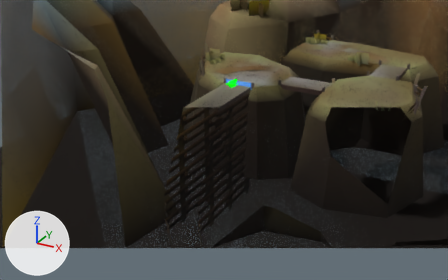
Two versions of the glTF model assets/environments/valley/s01b_nc2.glb, one commit apart.
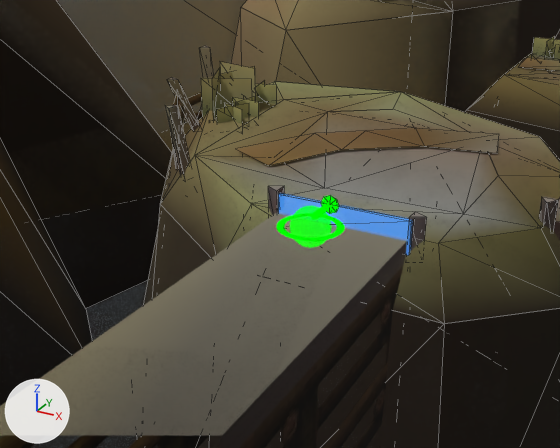
There are two pictures of each version: one from a camera (50 mm lens) standing at (48.0, -132.0, 42.2) and looking at (-7.6, -31.0, -8.3), one close up from a camera (50 mm lens) standing at (2.2, -47.6, 13.0) and looking at (-9.4, -26.6, 2.5). The axes (+X, +Y, +Z) are drawn at lower left. The lights are the same throughout. The close-ups show mesh edges as thin lines. Everything nearer to the camera than a plane just in front of the edit is cut away. Objects named as collision shapes, trigger or cutter boxes, shadow casters or lower levels of detail are left out. Where no turn or scale is listed for an object, it has been applied to the vertices.

Names of what the first close-up shows: 'gate_south_box', 's01b_nc2_m_10', 's01b_nc2_m_11', 's01b_nc2_m_12', 's01b_nc2_m_3', 's01b_nc2_m_4', 's01b_nc2_m_5', 's01b_nc2_m_6', 's01b_nc2_m_7', 's01b_nc2_m_8', 's01b_nc2_m_9', 'spawn_south_sphere'.
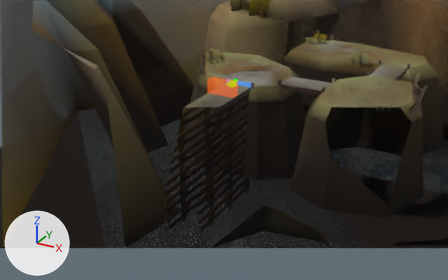
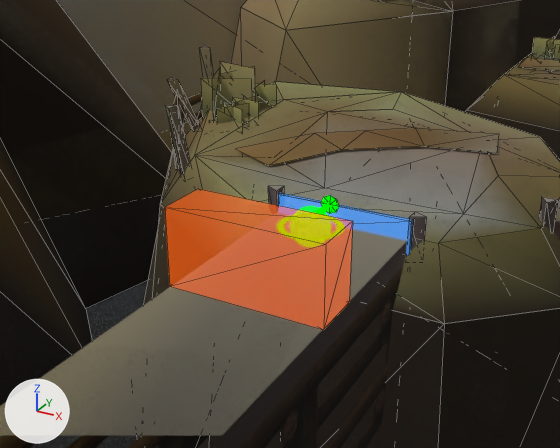
Changed parts and their boxes (x1, y1, x2, y2) in the close-ups (560 x 448 px):
'trigger_south_wire', now drawn: after (165, 189, 353, 330)
'spawn_south_sphere', unchanged, covered by the edit: before (290, 206, 332, 248); after (298, 206, 328, 216)

Edits to the bpy script that builds the scene:
```text
Change ob_trigger_south_wire:
    ob_trigger_south_wire: bpy.data.objects.new('trigger_south_wire', me_mesh_18) -> bpy.data.objects.new('trigger_south_wire', me_mesh_17)
```
